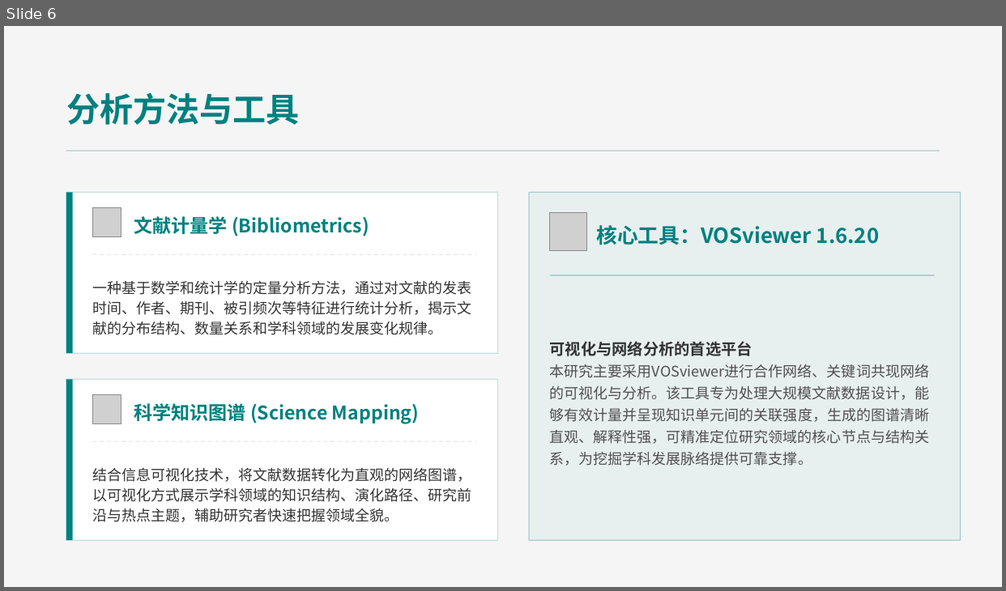
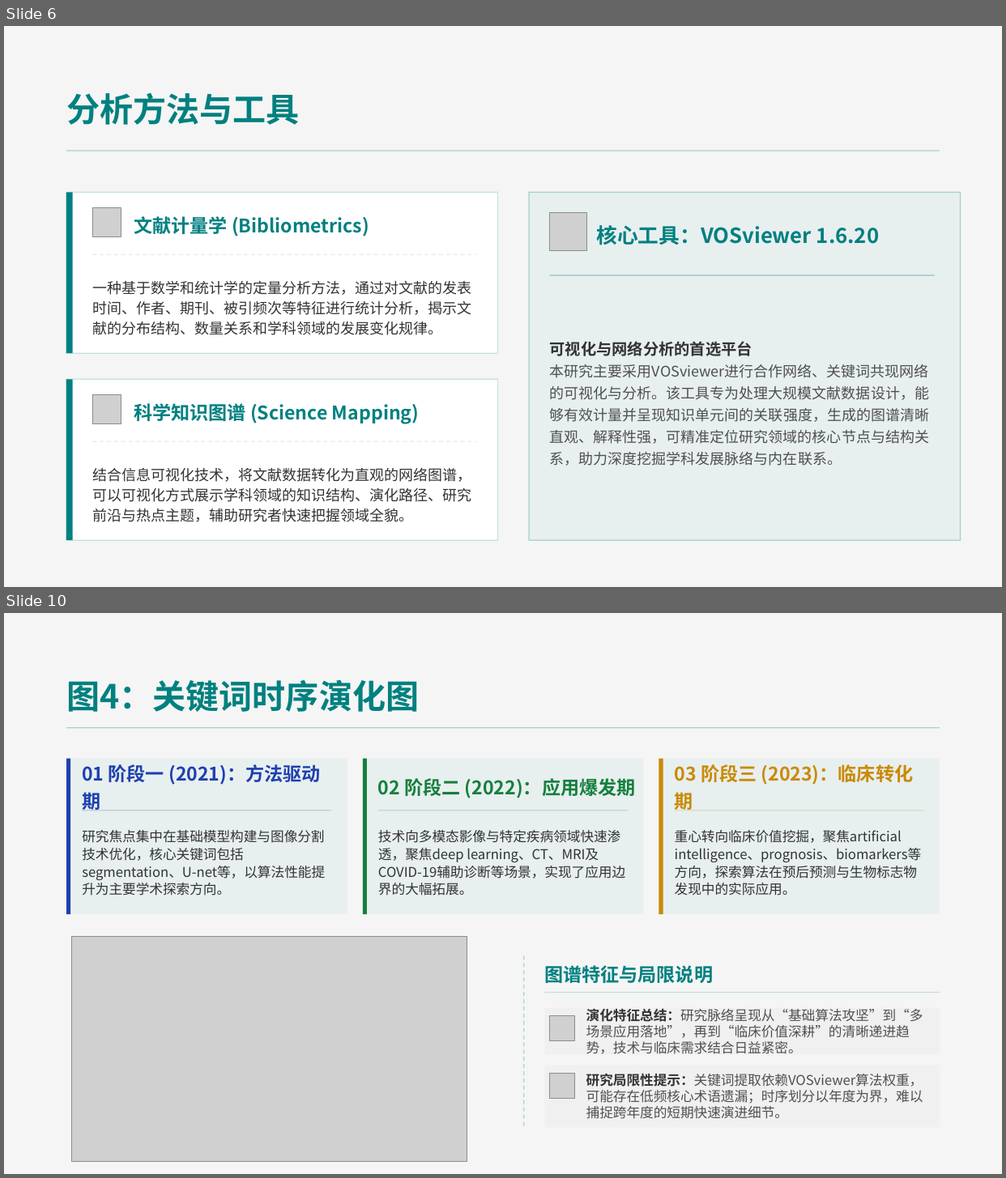
Before and after one commit to xzy11239/bibliometrics-project, a slide deck: presentation/人工智能辅助诊断的文献计量与知识图谱研究.pptx. Shown one above the other, each under a label of ours: slide 6 before the commit, slides 6 and 10 after it; the slides between them are not shown. The pictures are 1006x591 and 1006x1178 pixels, drawn with LibreOffice and Linux fonts; fonts in the diff are those of the drawing; grey boxes stand for pictures. Boxes give left, top, right and bottom in pixels: in the first picture for what was removed or moved away, otherwise in the second. Text is boxed around its words. In the diff, an @@ line names an element or a change of style, - is before the commit and + after.

```diff
--- a/presentation/人工智能辅助诊断的文献计量与知识图谱研究.pptx
+++ b/presentation/人工智能辅助诊断的文献计量与知识图谱研究.pptx
@@ slide 10 added at [4, 613, 1002, 1174], background #F5F5F5 @@
@@ text added at [66, 680, 419, 712], 32 pt, text #008080, bold @@
+图4：关键词时序演化图
@@ rounded rectangle added at [66, 727, 940, 728], fill #008080 at 30% opacity @@
@@ rounded rectangle added at [66, 758, 347, 914], fill #008080 at 5% opacity @@
@@ rounded rectangle added at [66, 758, 70, 914], fill #1E40AF @@
@@ rounded rectangle added at [363, 758, 643, 914], fill #008080 at 5% opacity @@
@@ rounded rectangle added at [363, 758, 367, 914], fill #15803D @@
@@ rounded rectangle added at [659, 758, 940, 914], fill #008080 at 5% opacity @@
@@ rounded rectangle added at [659, 758, 663, 914], fill #CA8A04 @@
@@ rounded rectangle added at [82, 769, 331, 800], 18 pt, text #1E40AF, bold @@
+01 阶段一 (2021)：方法驱动期
@@ text added at [378, 778, 636, 798], 18 pt, text #15803D, bold @@
+02 阶段二 (2022)：应用爆发期
@@ text added at [675, 764, 913, 813], 18 pt, text #CA8A04, bold @@
+03 阶段三 (2023)：临床转化期
@@ line added from (82, 811) to (332, 811), #1E40AF 1 pt @@
@@ text added at [82, 830, 325, 896], 13 pt, text #333333 @@
+研究焦点集中在基础模型构建与图像分割技术优化，核心关键词包括segmentation、U-net等，以算法性能提升为主要学术探索方向。
@@ line added from (378, 811) to (628, 811), #15803D 1 pt @@
@@ text added at [378, 830, 625, 896], 13 pt, text #333333 @@
+技术向多模态影像与特定疾病领域快速渗透，聚焦deep learning、CT、MRI及COVID-19辅助诊断等场景，实现了应用边界的大幅拓展。
@@ line added from (675, 811) to (924, 811), #CA8A04 1 pt @@
@@ text added at [675, 830, 922, 896], 13 pt, text #333333 @@
+重心转向临床价值挖掘，聚焦artificial intelligence、prognosis、biomarkers等方向，探索算法在预后预测与生物标志物发现中的实际应用。
@@ picture added at [71, 937, 467, 1161] @@
@@ line added from (523, 956) to (523, 1128), #008080 1 pt dashed @@
@@ text added at [544, 965, 713, 983], 18 pt, text #008080, bold @@
+图谱特征与局限说明
@@ line added from (544, 993) to (940, 993), #008080 1 pt @@
@@ rounded rectangle added at [544, 1008, 940, 1054], fill #000000 at 2% opacity @@
@@ picture added at [550, 1016, 574, 1041] @@
@@ rounded rectangle added at [586, 1008, 929, 1054], 13 pt, text #505050 @@
+演化特征总结：研究脉络呈现从“基础算法攻坚”到“多场景应用落地”，再到“临床价值深耕”的清晰递进趋势，技术与临床需求结合日益紧密。
@@ rounded rectangle added at [544, 1065, 940, 1127], fill #000000 at 2% opacity @@
@@ picture added at [550, 1073, 574, 1098] @@
@@ text added at [586, 1074, 923, 1119], 13 pt, text #505050 @@
+研究局限性提示：关键词提取依赖VOSviewer算法权重，可能存在低频核心术语遗漏；时序划分以年度为界，难以捕捉跨年度的短期快速演进细节。
@@ slide 6 changed as well @@
@@ text at [550, 365, 929, 466]: text changed @@
-本研究主要采用VOSviewer进行合作网络、关键词共现网络的可视化与分析。该工具专为处理大规模文献数据设计，能够有效计量并呈现知识单元间的关联强度，生成的图谱清晰直观、解释性强，可精准定位研究领域的核心节点与结构关系，为挖掘学科发展脉络提供可靠支撑。
+本研究主要采用VOSviewer进行合作网络、关键词共现网络的可视化与分析。该工具专为处理大规模文献数据设计，能够有效计量并呈现知识单元间的关联强度，生成的图谱清晰直观、解释性强，可精准定位研究领域的核心节点与结构关系，助力深度挖掘学科发展脉络与内在联系。
@@ text at [92, 468, 471, 523]: text changed @@
-结合信息可视化技术，将文献数据转化为直观的网络图谱，以可视化方式展示学科领域的知识结构、演化路径、研究前沿与热点主题，辅助研究者快速把握领域全貌。
+结合信息可视化技术，将文献数据转化为直观的网络图谱，可以可视化方式展示学科领域的知识结构、演化路径、研究前沿与热点主题，辅助研究者快速把握领域全貌。
```
Also in this commit, not shown: 11 other slides changed, 3 other slides added, 2 slides removed.
